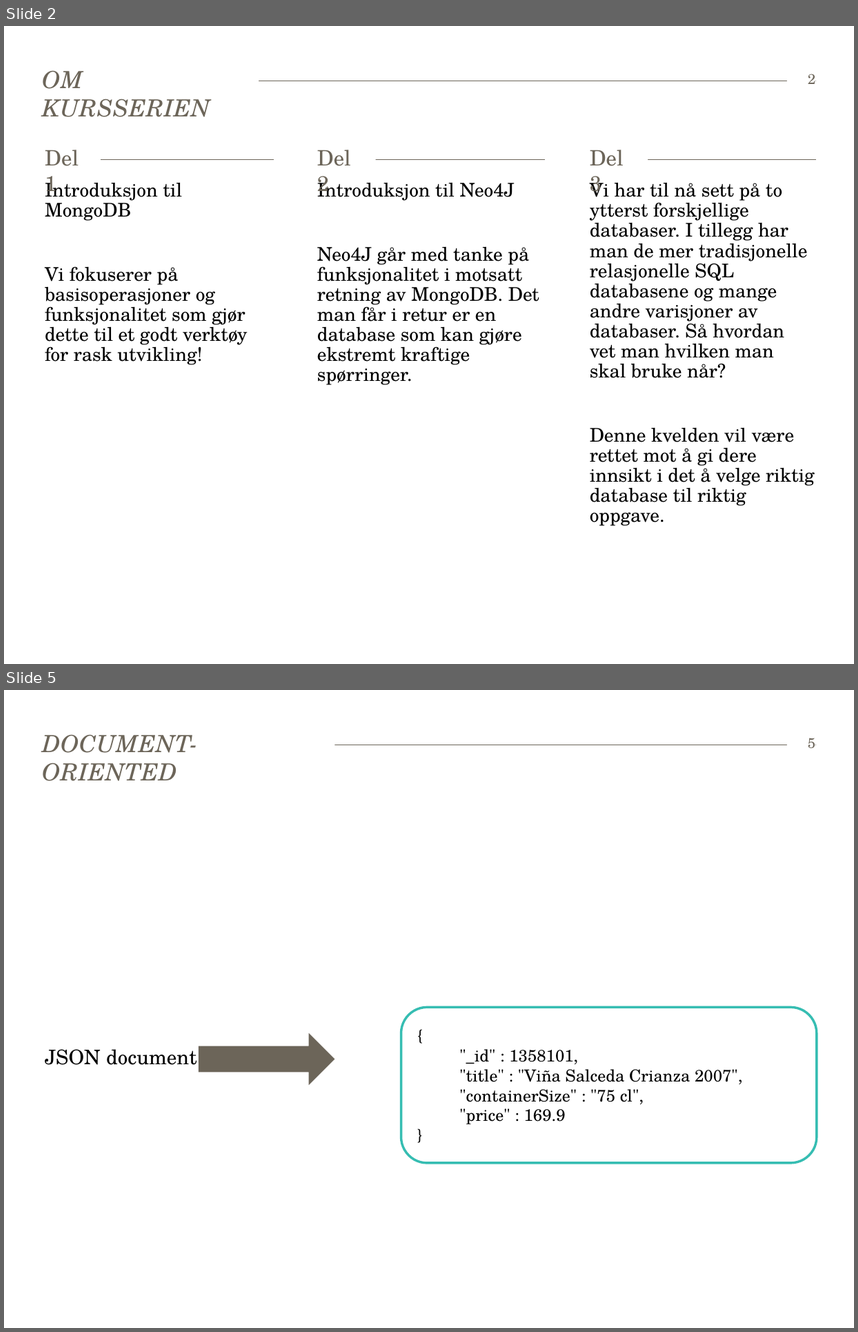
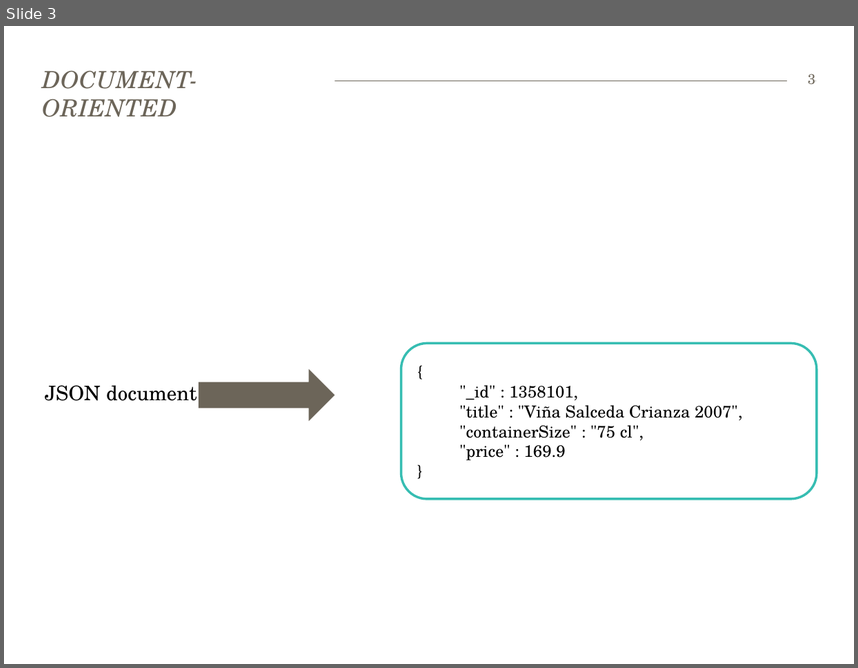
Before and after one commit to bekkopen/databasekurs, a slide deck: mongodb/mongodb-slides.pptx. Shown one above the other, each under a label of ours: slides 2 and 5 before the commit, slide 3 after it; the slides between them are not shown. The pictures are 858x1332 and 858x668 pixels, drawn with LibreOffice and Linux fonts; fonts in the diff are those of the drawing. Boxes give left, top, right and bottom in pixels: in the first picture for what was removed or moved away, otherwise in the second. Text is boxed around its words. In the diff, an @@ line names an element or a change of style, - is before the commit and + after.

Commit message:
Rettet litt i mongo-presentasjonen

```diff
--- a/mongodb/mongodb-slides.pptx
+++ b/mongodb/mongodb-slides.pptx
@@ slide 2 removed at bbox=[4, 26, 854, 664], background #FFFFFF; not listed: 1 template element that a slide beside it also shows @@
@@ title removed at bbox=[43, 71, 211, 117] @@
-OM KURSSERIEN
@@ page number removed at bbox=[808, 74, 815, 84] @@
-2
@@ text removed at bbox=[45, 150, 79, 196] @@
-Del 1
@@ text removed at bbox=[317, 150, 351, 196] @@
-Del 2
@@ text removed at bbox=[590, 150, 624, 197] @@
-Del 3
@@ line removed from (47, 159) to (274, 159) @@
@@ line removed from (317, 159) to (545, 159) @@
@@ line removed from (589, 159) to (817, 159) @@
@@ text removed at bbox=[45, 178, 248, 365] @@
-Introduksjon til MongoDB
-Vi fokuserer på basisoperasjoner og funksjonalitet som gjør dette til et godt verktøy for rask utvikling!
@@ text removed at bbox=[317, 178, 539, 385] @@
-Introduksjon til Neo4J
-Neo4J går med tanke på funksjonalitet i motsatt retning av MongoDB. Det man får i retur er en database som kan gjøre ekstremt kraftige spørringer.
@@ text removed at bbox=[590, 178, 815, 526] @@
-Vi har til nå sett på to ytterst forskjellige databaser. I tillegg har man de mer tradisjonelle relasjonelle SQL databasene og mange andre varisjoner av databaser. Så hvordan vet man hvilken man skal bruke når?
-Denne kvelden vil være rettet mot å gi dere innsikt i det å velge riktig database til riktig oppgave.
@@ what was slide 5 is now slide 3 @@
@@ page number at bbox=[808, 74, 815, 85]: text changed @@
-5
+3
```
Also in this commit, not shown: 2 slides changed, 1 other slide removed.
